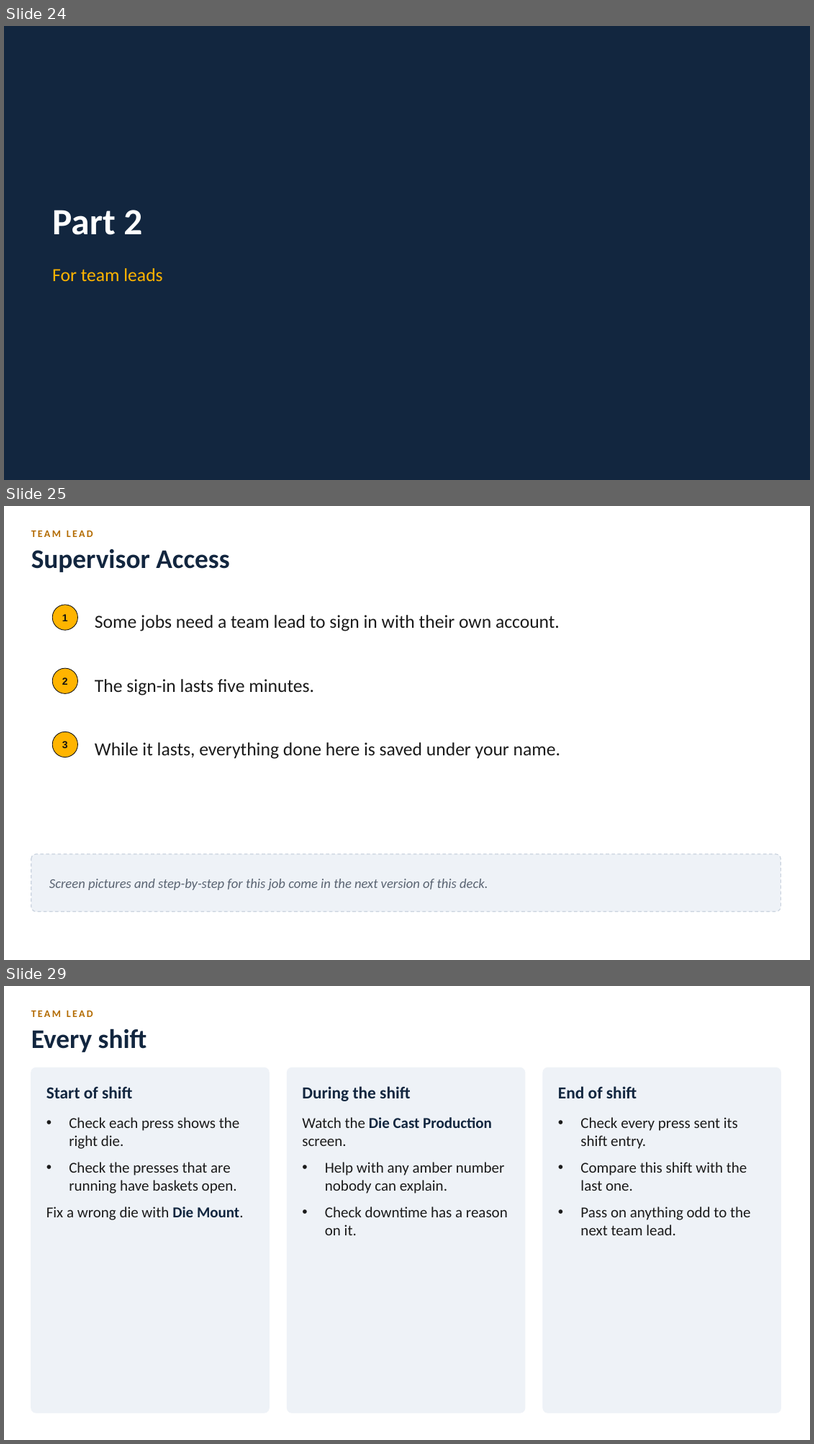
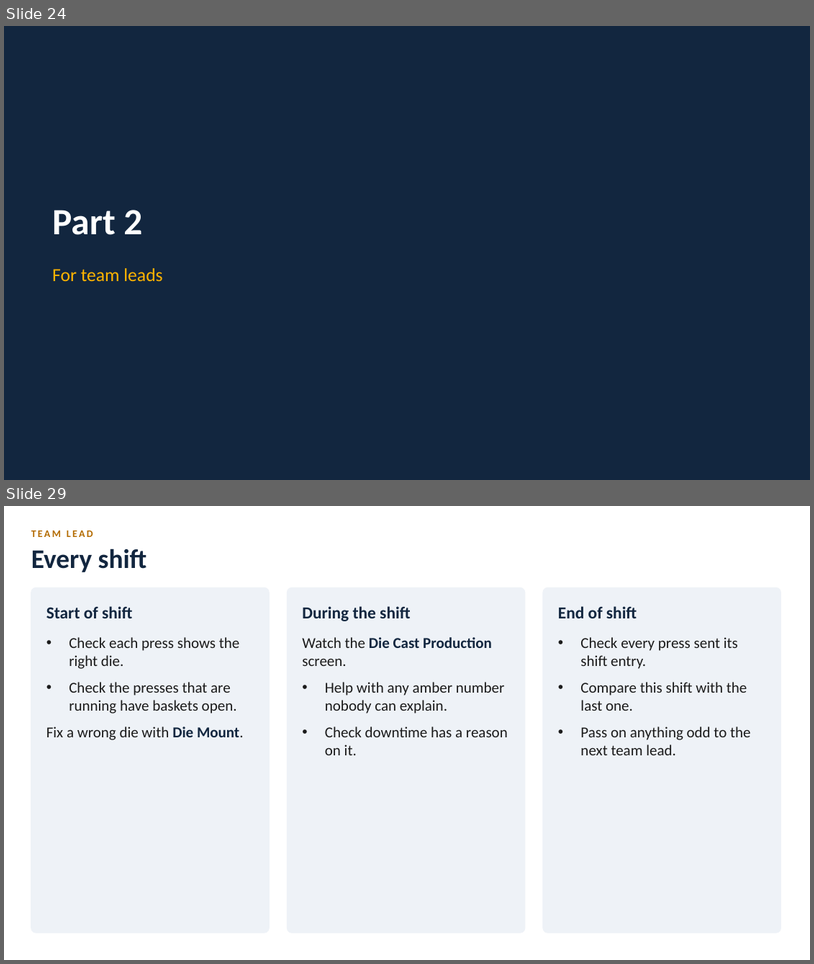
Before and after one commit to BR-Customers/MPP, a slide deck: docs/training/diecast/MPP_DieCast_Training.pptx. Shown one above the other, each under a label of ours: slides 24, 25 and 29 before the commit, slides 24 and 29 after it; the slides between them are not shown. The pictures are 814x1444 and 814x964 pixels, drawn with LibreOffice and Linux fonts; fonts in the diff are those of the drawing. Boxes give left, top, right and bottom in pixels: in the first picture for what was removed or moved away, otherwise in the second. Text is boxed around its words. In the diff, an @@ line names an element or a change of style, - is before the commit and + after.

Commit message:
feat(training-deck): team lead slides -- Supervisor Access, Die Mount, Reset Terminal, production dashboard
The four placeholders become real slides from Dev captures: the
'Authorize: Supervisor access' and 'Authorize: Die Mount' AD sign-in boxes,
Reset Terminal (signs the operator out at once and brings up the PIN pad, no
confirmation), and the Die Cast Production dashboard with a real entry for
the current shift (7,000 good, submitted on Dev).

Not captured: the Die Mount screen behind the sign-in. The visible-Chrome
session never resolved to the DC1-T1 terminal, so it had no machines to pick.
Dashboard zones and the sign-in box targets were placed from the screenshots.

```diff
--- a/docs/training/diecast/MPP_DieCast_Training.pptx
+++ b/docs/training/diecast/MPP_DieCast_Training.pptx
@@ slide 25 removed at [4,506,810,960], background #FFFFFF @@
@@ text removed at [31,530,93,537] @@
-TEAM LEAD
@@ text removed at [31,549,229,572] @@
-Supervisor Access
@@ ellipse removed at [52,605,78,630] @@
@@ text removed at [62,614,68,621] @@
-1
@@ text removed at [95,615,560,631] @@
-Some jobs need a team lead to sign in with their own account.
@@ ellipse removed at [52,668,78,693] @@
@@ text removed at [62,677,68,685] @@
-2
@@ text removed at [95,679,314,695] @@
-The sign-in lasts five minutes.
@@ ellipse removed at [52,731,78,757] @@
@@ text removed at [62,741,68,748] @@
-3
@@ text removed at [95,742,561,759] @@
-While it lasts, everything done here is saved under your name.
@@ rounded rectangle removed at [31,854,782,911] @@
@@ text removed at [49,878,488,890] @@
-Screen pictures and step-by-step for this job come in the next version of this deck.
```
Also in this commit, not shown: 2 slides changed, 2 slides added, 1 other slide removed, 11 other files.
